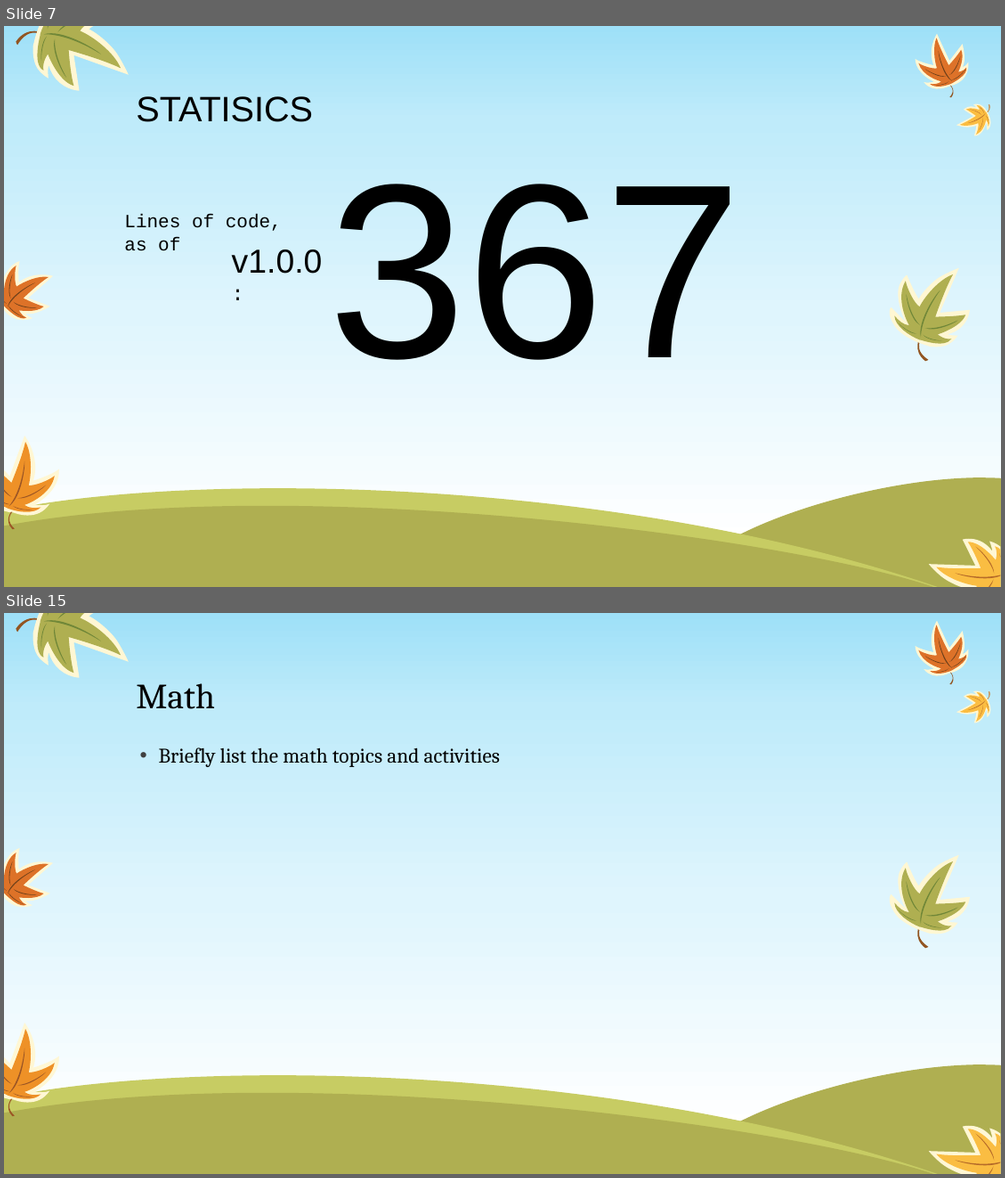
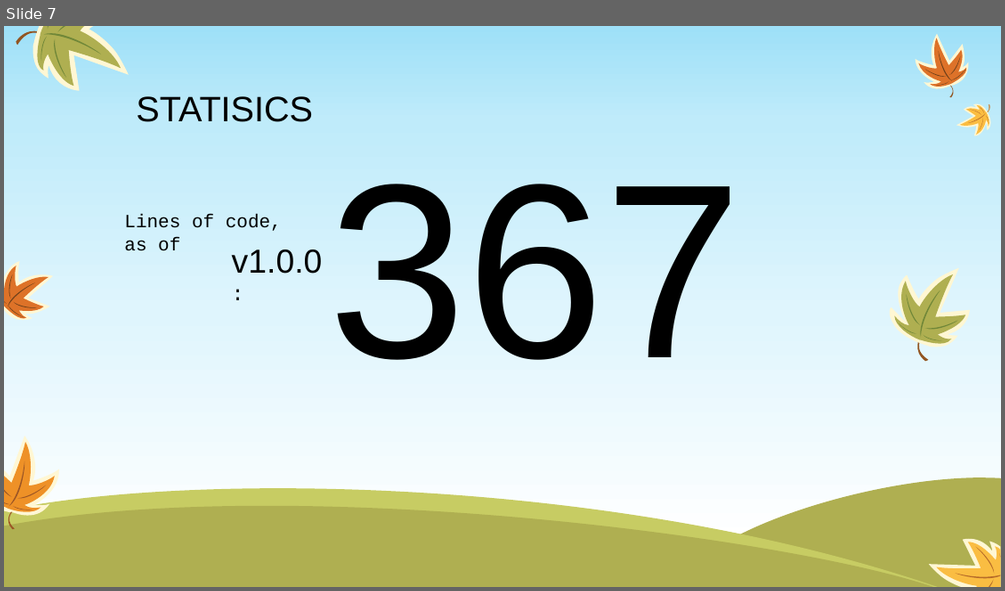
Before and after one commit to codingJWilliams/BBCInventathonNode, a slide deck: presentation/Fruit Punch.pptx. Shown one above the other, each under a label of ours: slides 7 and 15 before the commit, slide 7 after it; the slides between them are not shown. The pictures are 1005x1178 and 1005x591 pixels, drawn with LibreOffice and Linux fonts; fonts in the diff are those of the drawing. Boxes give left, top, right and bottom in pixels: in the first picture for what was removed or moved away, otherwise in the second. Text is boxed around its words. In the diff, an @@ line names an element or a change of style, - is before the commit and + after.

```diff
--- a/presentation/Fruit Punch.pptx
+++ b/presentation/Fruit Punch.pptx
@@ slide 15 removed at bbox=[4, 613, 1001, 1174], background gradient #9EE0F8 to #BFEBFA to #DFF5FD to #FFFFFF; not listed: 56 template elements that a slide beside it also shows @@
@@ title removed at bbox=[136, 683, 215, 709] @@
-Math
@@ text removed at bbox=[159, 747, 500, 767] @@
-• Briefly list the math topics and activities
```
Also in this commit, not shown: 15 other slides removed.
